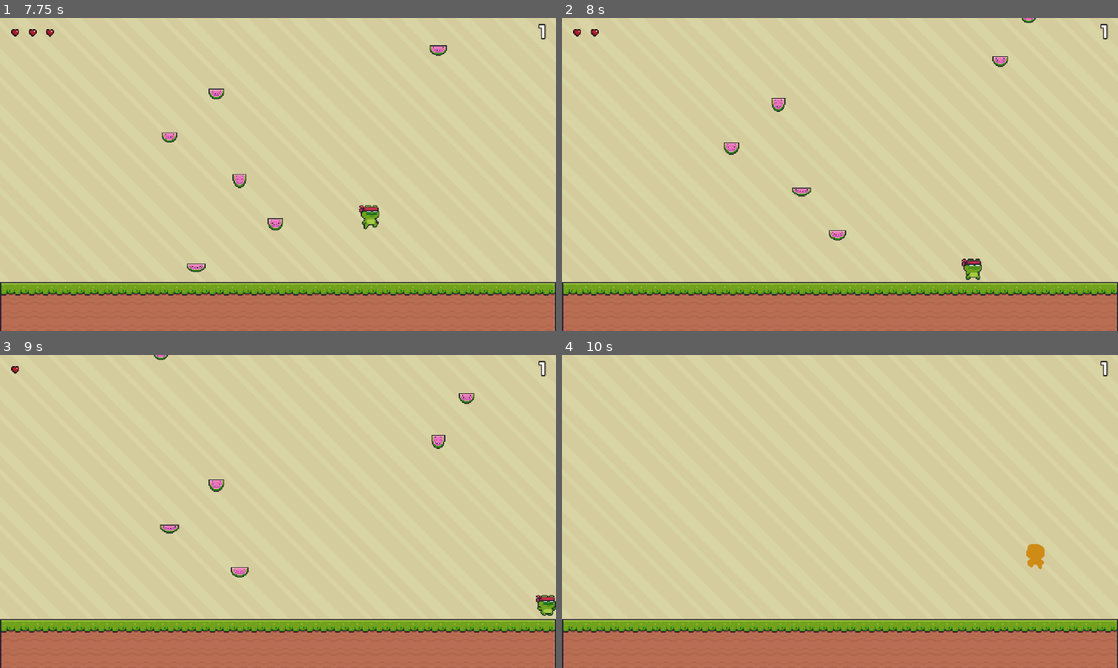
Above: before the commit, frames 1-4 (two rows, left to right).
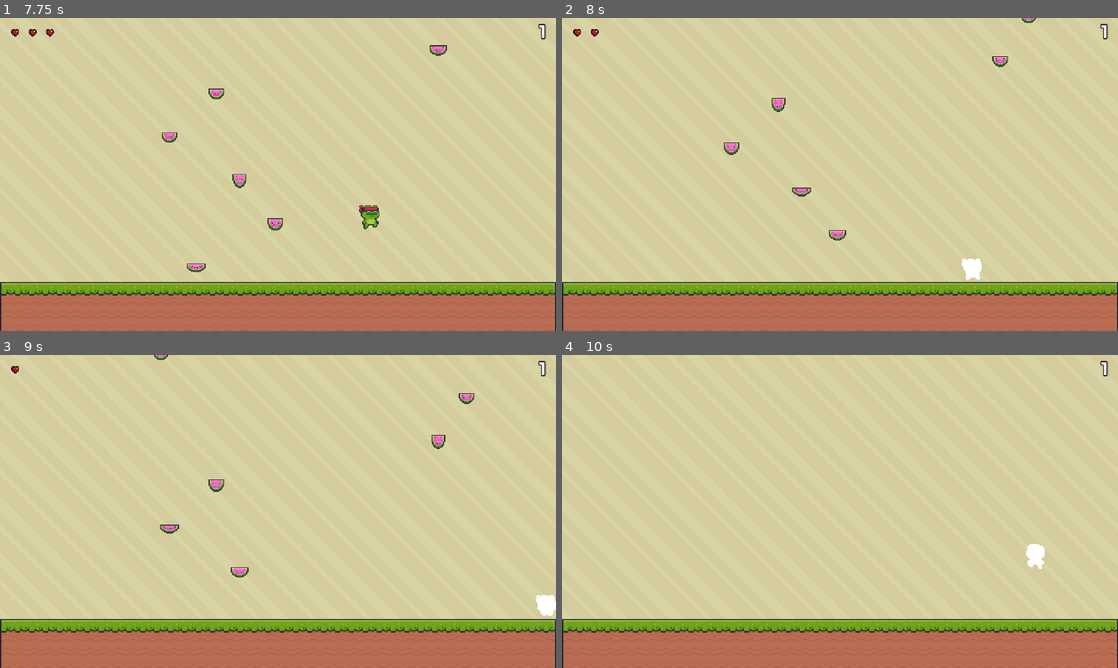
Above: after the commit, the same moments.

Repository: ExyiN/godot-collect-melons
Game: Godot game, scene res://scenes/game.tscn
Same seed, same stepped clock (60 frames per second), same inputs: the game is played once before the commit and once after it.
Inputs:
- Up to frame 1 (7.75 s): tap Enter at 0.5 s; hold D (move_right) 0.53-2.03 s; tap Space (jump) at 0.77, 1.52, 3.02, 3.77, 4.52, 6.02, 6.77, 7.52 s; hold A (move_left) 2.03-2.78 s; hold D (move_right) 2.78-4.28 s; hold A (move_left) 4.28-5.03 s; hold D (move_right) 5.03-5.78 s; hold A (move_left) 5.78-7.28 s; hold D (move_right) from 7.28 s (still down)
- Up to frame 2 (8 s): keep holding D (move_right)
- Up to frame 3 (9 s): keep holding D (move_right)
- Up to frame 4 (10 s): tap Space (jump) at 9.02, 9.77 s; release D (move_right) at 9.53 s; hold A (move_left) from 9.53 s (still down)

Frame 1 is identical in both runs. In frame 2, 0.2% of the frame differs, in the area x 71-76%, y 76-84%; in frame 3, 0.2%; in frame 4, 0.2%, in the area x 83-87%, y 60-69%.

Commit message:
Added hit flash animation

Diff:
--- a/scenes/player.tscn
+++ b/scenes/player.tscn
@@ -1,9 +1,10 @@
-[gd_scene load_steps=45 format=3 uid="uid://c5llwofr8lxss"]
+[gd_scene load_steps=50 format=3 uid="uid://c5llwofr8lxss"]
 
 [ext_resource type="Texture2D" uid="uid://b0e1ib1uylnaq" path="res://assets/ninja_frog/Fall (32x32).png" id="1_dqkch"]
 [ext_resource type="Texture2D" uid="uid://bc7nep83d2n2i" path="res://assets/ninja_frog/Idle (32x32).png" id="1_g2els"]
 [ext_resource type="Script" uid="uid://dc8cknx3ps61y" path="res://scripts/player.gd" id="1_qlg0r"]
 [ext_resource type="Texture2D" uid="uid://d700bkc3gbm2" path="res://assets/ninja_frog/Desappearing (96x96).png" id="2_d2wvv"]
+[ext_resource type="Shader" uid="uid://c2ipwkqhkmqhv" path="res://shaders/hit.gdshader" id="2_jej6c"]
 [ext_resource type="Texture2D" uid="uid://b3ioru1tgtr28" path="res://assets/ninja_frog/Run (32x32).png" id="2_qhqgy"]
 [ext_resource type="Texture2D" uid="uid://vg1meyvvr6i7" path="res://assets/ninja_frog/Jump (32x32).png" id="3_qlg0r"]
 [ext_resource type="Script" uid="uid://buxmds1xegiw2" path="res://scripts/state_machine.gd" id="6_tuyoq"]
@@ -13,6 +14,11 @@
 [ext_resource type="Script" uid="uid://bylwhpuvkmsn7" path="res://scripts/states/fall.gd" id="10_y4r1p"]
 [ext_resource type="Script" uid="uid://dp88xwx47njgt" path="res://scripts/states/dead.gd" id="12_3v2ag"]
 
+[sub_resource type="ShaderMaterial" id="ShaderMaterial_f1ej7"]
+shader = ExtResource("2_jej6c")
+shader_parameter/color = Color(1, 1, 1, 1)
+shader_parameter/show = false
+
 [sub_resource type="AtlasTexture" id="AtlasTexture_31cv2"]
 atlas = ExtResource("2_d2wvv")
 region = Rect2(0, 0, 96, 96)
@@ -260,11 +266,49 @@
 [sub_resource type="RectangleShape2D" id="RectangleShape2D_dqkch"]
 size = Vector2(23, 26)
 
+[sub_resource type="Animation" id="Animation_jej6c"]
+resource_name = "hit"
+length = 0.2
+tracks/0/type = "value"
+tracks/0/imported = false
+tracks/0/enabled = true
+tracks/0/path = NodePath("AnimatedSprite2D:material:shader_parameter/show")
+tracks/0/interp = 1
+tracks/0/loop_wrap = true
+tracks/0/keys = {
+"times": PackedFloat32Array(0, 0.2),
+"transitions": PackedFloat32Array(1, 1),
+"update": 1,
+"values": [true, false]
+}
+
+[sub_resource type="Animation" id="Animation_f1ej7"]
+length = 0.001
+tracks/0/type = "value"
+tracks/0/imported = false
+tracks/0/enabled = true
+tracks/0/path = NodePath("AnimatedSprite2D:material:shader_parameter/show")
+tracks/0/interp = 1
+tracks/0/loop_wrap = true
+tracks/0/keys = {
+"times": PackedFloat32Array(0),
+"transitions": PackedFloat32Array(1),
+"update": 1,
+"values": [false]
+}
+
+[sub_resource type="AnimationLibrary" id="AnimationLibrary_f1ej7"]
+_data = {
+&"RESET": SubResource("Animation_f1ej7"),
+&"hit": SubResource("Animation_jej6c")
+}
+
 [node name="Player" type="CharacterBody2D" node_paths=PackedStringArray("dead_state")]
 script = ExtResource("1_qlg0r")
 dead_state = NodePath("StateMachine/dead")
 
 [node name="AnimatedSprite2D" type="AnimatedSprite2D" parent="."]
+material = SubResource("ShaderMaterial_f1ej7")
 sprite_frames = SubResource("SpriteFrames_31cv2")
 animation = &"run"
 frame_progress = 0.192111
@@ -272,6 +316,11 @@
 [node name="CollisionShape2D" type="CollisionShape2D" parent="."]
 position = Vector2(-0.5, 3)
 shape = SubResource("RectangleShape2D_dqkch")
+
+[node name="AnimationPlayer" type="AnimationPlayer" parent="."]
+libraries = {
+&"": SubResource("AnimationLibrary_f1ej7")
+}
 
 [node name="StateMachine" type="Node" parent="." node_paths=PackedStringArray("initial_state")]
 script = ExtResource("6_tuyoq")
--- a/scripts/player.gd
+++ b/scripts/player.gd
@@ -7,6 +7,7 @@
 @export var dead_state: State
 
 @onready var animations: AnimatedSprite2D = $AnimatedSprite2D
+@onready var animation_player: AnimationPlayer = $AnimationPlayer
 @onready var state_machine: StateMachine = $StateMachine
 
 var speed: float = 200.0
@@ -28,3 +29,4 @@
 	if current_health <= 0:
 		no_health.emit()
 		state_machine.change_state(dead_state)
+	animation_player.play("hit")
--- /dev/null
+++ b/shaders/hit.gdshader
@@ -0,0 +1,12 @@
+shader_type canvas_item;
+
+uniform vec4 color: source_color = vec4(1.0f);
+uniform bool show = false;
+
+void fragment() {
+	vec4 original_color = texture(TEXTURE, UV);
+	if (show) {
+		COLOR = color;
+		COLOR.a = original_color.a;
+	}
+}
Not shown, added: shaders/hit.gdshader.uid
